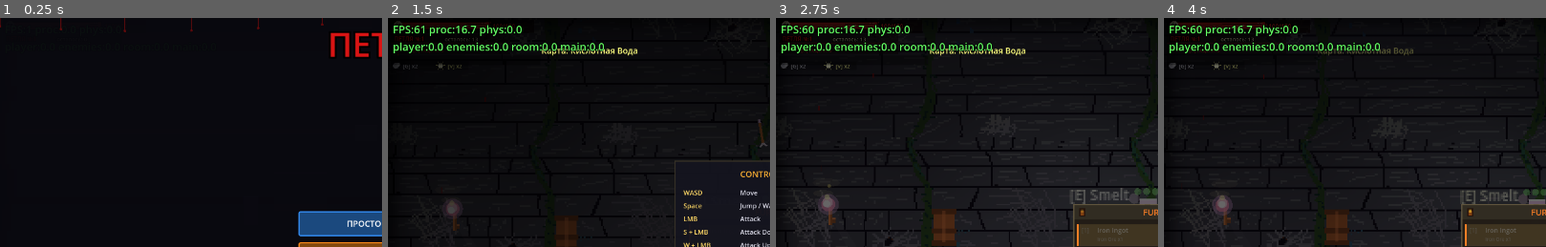
Above: before the commit, frames 1-4 (left to right).
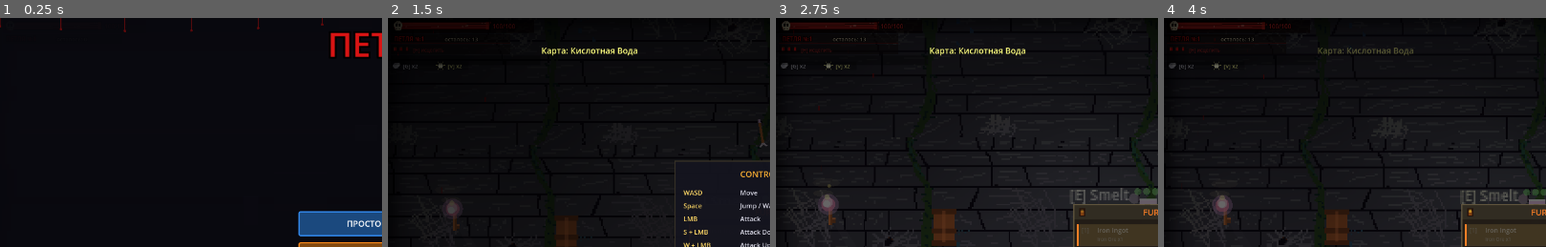
Above: after the commit, the same moments.

Repository: volcraft44/petlya-game
Game: Godot game, scene res://scenes/main.tscn
Two runs of this game, one before a commit and one after it. Both use one fixed random seed, a clock stepped at 60 frames per second and the inputs below.
Inputs (mouse positions are % of the whole screen's width and height, from its top left):
- Up to frame 1 (0.25 s): no input
- Up to frame 2 (1.5 s): click "ПРОСТО НАЧАТЬ" at 0.5 s; tap Enter (ui_accept) at 1.25 s; move the mouse to (72, 45) at 1.27 s; hold D (move_right) from 1.28 s (still down); tap E (interact) at 1.35 s; click (72, 45) at 1.42 s
- Up to frame 3 (2.75 s): tap Space (jump) at 1.52, 1.82 s; release D (move_right) at 2 s; drag from (30, 55) to (57, 59) at 2.02 s
- Up to frame 4 (4 s): move the mouse to (60, 28) at 2.77 s; hold A (move_left) 2.78-3.5 s; tap 1 at 2.85 s; drag from (45, 70) to (50, 47) at 3.52 s
The pictures show only the part of the screen within x 0-50%, y 0-50%; the shares and areas given below are measured in that part.

The runs differ from the first frame. In frame 2, 1.7% of the frame differs, in the area x 1-57%, y 2-16%; in frame 3, 1.8%; in frame 4, 1.7%.

Commit message:
Remove on-screen FPS counter and perf instrumentation (clean build)
Co-Authored-By: Claude Opus 4.8 <noreply@anthropic.com>

Diff:
--- a/scripts/enemy.gd
+++ b/scripts/enemy.gd
@@ -449,10 +449,7 @@
 			dog_lunge_timer = 0.0
 			dog_howl_timer = randf_range(5.0, 10.0)
 
-static var dbg_total_us: int = 0
-
 func _process(delta):
-	var _et0 := Time.get_ticks_usec()
 	# Stun timer
 	if is_stunned:
 		stun_timer -= delta
@@ -464,7 +461,6 @@
 		if has_sprite_anim and enemy_sprite:
 			_update_sprite_anim(delta)
 		queue_redraw()
-		dbg_total_us += Time.get_ticks_usec() - _et0
 		return
 
 	if not can_attack:
@@ -581,7 +577,6 @@
 			needs_draw = false
 	if needs_draw:
 		queue_redraw()
-	dbg_total_us += Time.get_ticks_usec() - _et0
 
 func _physics_process(delta):
 	velocity.y += gravity * delta
--- a/scripts/main.gd
+++ b/scripts/main.gd
@@ -129,13 +129,6 @@
 # Global darkness overlay
 var darkness: CanvasModulate
 
-# FPS-счётчик
-var _fps_layer: CanvasLayer
-var _fps_label: Label
-var _fps_cd: float = 0.0
-var _main_proc_ms: float = 0.0
-var _music_ms: float = 0.0
-var _enemy_ms: float = 0.0
 
 # Низкое железо (телефон): на нём выключаем весь динамический свет —
 # главный пожиратель FPS в 2D — и держим сцену яркой через ambient.
@@ -173,18 +166,6 @@
 	darkness = CanvasModulate.new()
 	darkness.color = _ambient(Color(0.07, 0.06, 0.10))
 	add_child(darkness)
-
-	# Счётчик FPS (верхний левый угол) — для контроля производительности
-	_fps_layer = CanvasLayer.new()
-	_fps_layer.layer = 200
-	add_child(_fps_layer)
-	_fps_label = Label.new()
-	_fps_label.position = Vector2(8, 6)
-	_fps_label.add_theme_font_size_override("font_size", 18)
-	_fps_label.add_theme_color_override("font_color", Color(0.4, 1.0, 0.4))
-	_fps_label.add_theme_color_override("font_outline_color", Color(0, 0, 0))
-	_fps_label.add_theme_constant_override("outline_size", 4)
-	_fps_layer.add_child(_fps_label)
 
 	# HUD
 	var hud_script = load("res://scripts/hud.gd")
@@ -1234,27 +1215,6 @@
 # ───────────────────────────────────────────────────────────────────────────
 
 func _process(delta):
-	var _t_main0 := Time.get_ticks_usec()
-	# Главный процесс идёт ПЕРВЫМ в кадре — читаем накопленное врагами за
-	# прошлый кадр и обнуляем.
-	var EnemyScript = load("res://scripts/enemy.gd")
-	_enemy_ms = EnemyScript.dbg_total_us / 1000.0
-	EnemyScript.dbg_total_us = 0
-	# Диагностика производительности (обновляем 4 раза/сек)
-	if _fps_label:
-		_fps_cd -= delta
-		if _fps_cd <= 0.0:
-			_fps_cd = 0.25
-			var proc_ms = Performance.get_monitor(Performance.TIME_PROCESS) * 1000.0
-			var phys_ms = Performance.get_monitor(Performance.TIME_PHYSICS_PROCESS) * 1000.0
-			var pl_ms := 0.0
-			if player and is_instance_valid(player):
-				pl_ms = player.dbg_proc_ms
-			var rm_ms := 0.0
-			if current_room and is_instance_valid(current_room):
-				rm_ms = current_room.dbg_proc_ms
-			_fps_label.text = "FPS:%d proc:%.1f phys:%.1f\nplayer:%.1f enemies:%.1f room:%.1f main:%.1f" % [
-				Engine.get_frames_per_second(), proc_ms, phys_ms, pl_ms, _enemy_ms, rm_ms, _main_proc_ms]
 	_update_camera_shake(delta)
 	_update_camera_lookahead(delta)
 	_update_cs_features(delta)
@@ -1308,10 +1268,8 @@
 			else:
 				death_draw_node.queue_redraw()
 
-	# Background music — keep buffer filled (с замером времени)
-	var _tm0 := Time.get_ticks_usec()
+	# Background music — keep buffer filled
 	_fill_music_buffer()
-	_music_ms = (Time.get_ticks_usec() - _tm0) / 1000.0
 	# Sync progression display each frame (lightweight)
 	if player and is_instance_valid(player):
 		hud.update_progression(player.char_level, player.xp, player.xp_needed)
@@ -1329,8 +1287,6 @@
 			else:
 				player.position = Vector2(60, current_room.floor_y - 10)
 			player.velocity = Vector2.ZERO
-
-	_main_proc_ms = (Time.get_ticks_usec() - _t_main0) / 1000.0
 
 func _update_cs_features(delta: float):
 	if not cs_overlay or not player or not is_instance_valid(player):
--- a/scripts/player.gd
+++ b/scripts/player.gd
@@ -476,10 +476,7 @@
 	collision_layer = 1
 	collision_mask = normal_collision_mask
 
-var dbg_proc_ms: float = 0.0
-
 func _process(delta):
-	var _dbg_t0 := Time.get_ticks_usec()
 	if is_dead:
 		return
 
@@ -729,7 +726,6 @@
 	# Ключевые события (урон, атака, рывок) делают queue_redraw() сами.
 	if Engine.get_process_frames() % 2 == 0:
 		queue_redraw()
-	dbg_proc_ms = (Time.get_ticks_usec() - _dbg_t0) / 1000.0
 
 var _cached_room: Node2D = null
 
--- a/scripts/room.gd
+++ b/scripts/room.gd
@@ -2438,10 +2438,7 @@
 	doors.append(door)
 	door.door_interact.connect(_on_door_interact)
 
-var dbg_proc_ms: float = 0.0
-
 func _process(delta):
-	var _dbg_t0 := Time.get_ticks_usec()
 	# Перерисовка комнаты только при смене видимой области (отсечение по камере).
 	# Босс-комнаты перерисовываются каждый кадр ниже, им это не нужно.
 	if not is_boss_room:
@@ -2757,7 +2754,6 @@
 
 	if horror_needs_redraw:
 		queue_redraw()
-	dbg_proc_ms = (Time.get_ticks_usec() - _dbg_t0) / 1000.0
 
 func _spawn_portal():
 	if not player_ref or not is_instance_valid(player_ref):
